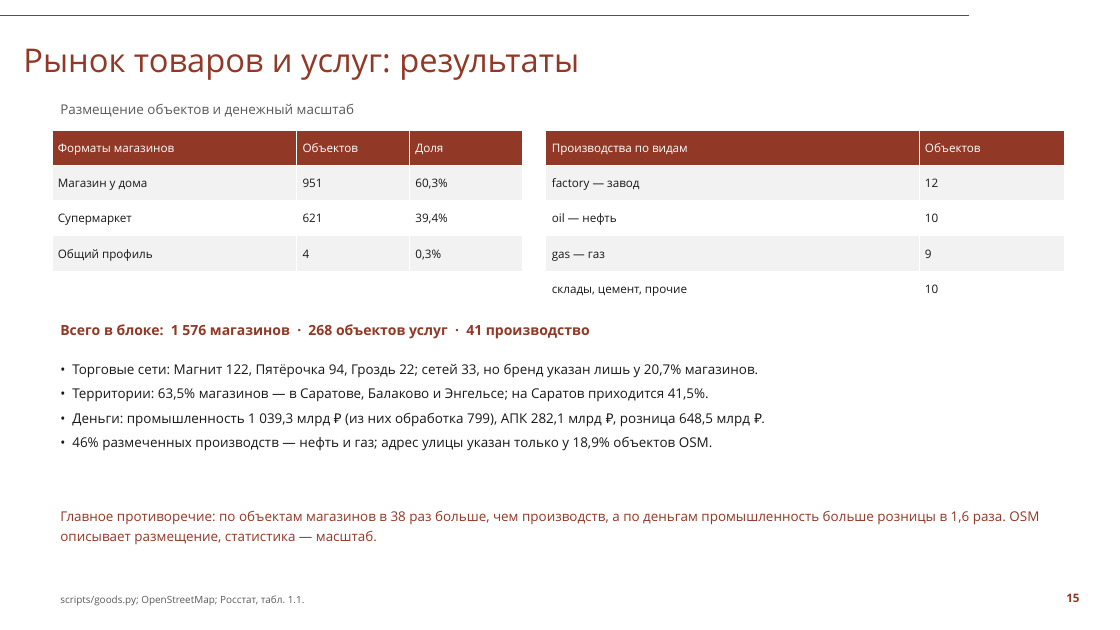
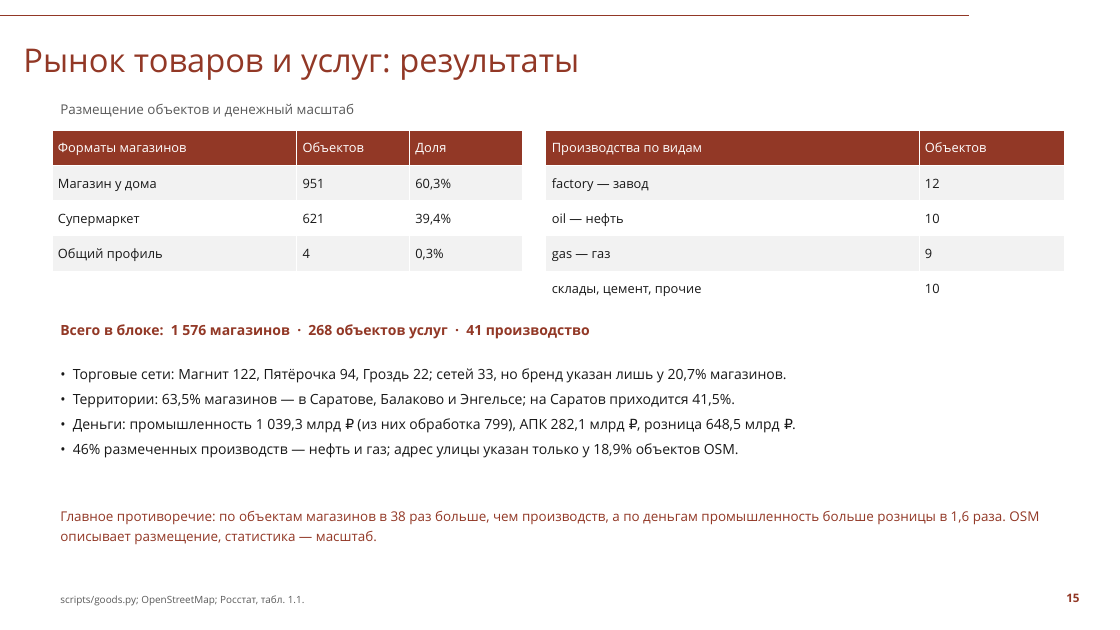
Before and after one commit to Seabas1/Analysis-of-regions, a slide deck: slide 15 of Саратовская_область_презентация_СПбГУ.pptx. Drawn at 1120x630 pixels with LibreOffice and Linux fonts; fonts in the diff are those of the drawing; background and template pictures are left out. Boxes give left, top, right and bottom in pixels: in the first picture for what was removed or moved away, otherwise in the second. Text is boxed around its words. In the diff, an @@ line names an element or a change of style, - is before the commit and + after.

```diff
--- a/Саратовская_область_презентация_СПбГУ.pptx
+++ b/Саратовская_область_презентация_СПбГУ.pptx
@@ table at (52,130,522,271) @@
@@ size 10 to 11 pt @@
@@ table at (546,130,1065,307) @@
@@ size 10 to 11 pt @@
@@ text "• Торговые сети: Магнит 122, ..." at (73,368,786,458): size 11.5 to 12 pt @@
```
Also in this commit, not shown: 14 other slides changed, 2 other files.
